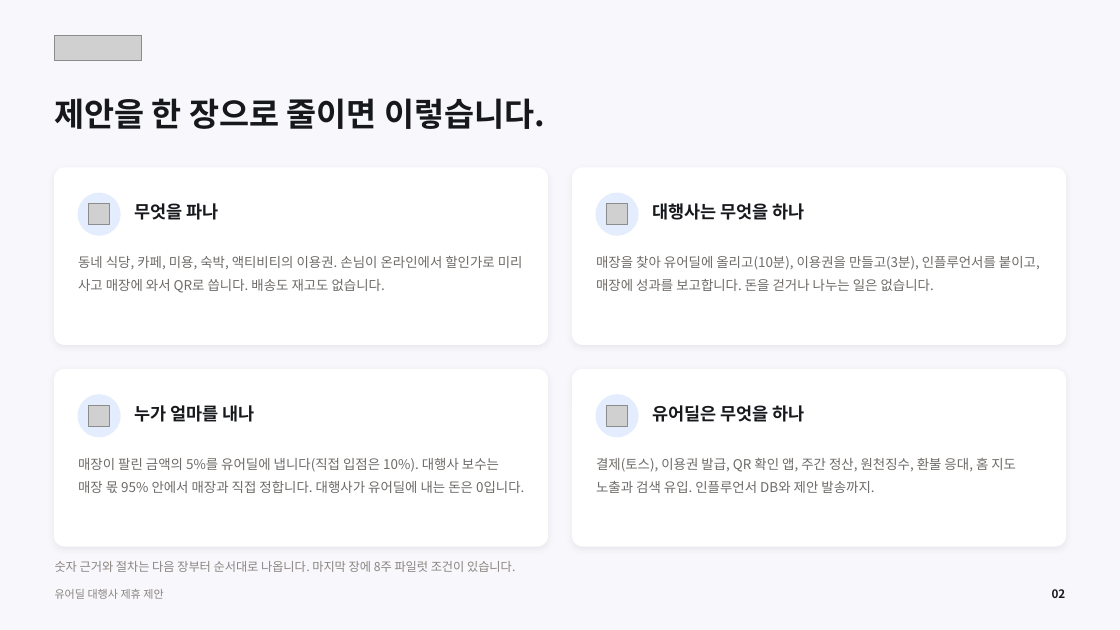
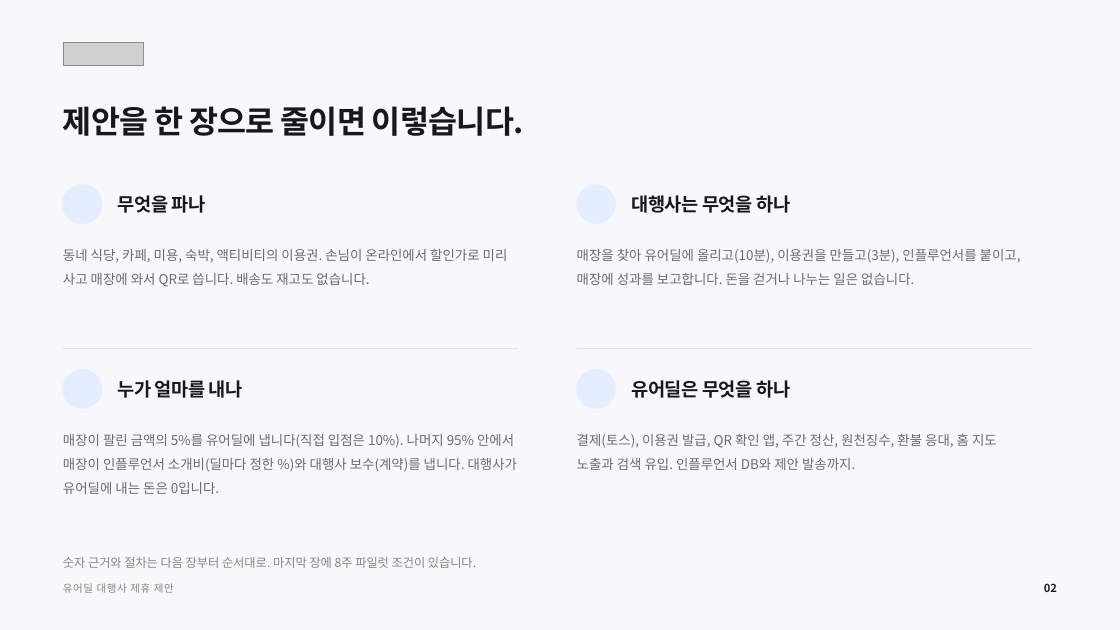
Before and after one commit to tobe2111/ur-live, a slide deck: slide 2 of docs/business/proposals/urdeal-agency-proposal.pptx. Drawn at 1120x630 pixels with LibreOffice and Linux fonts; fonts in the diff are those of the drawing; grey boxes stand for pictures; background and template pictures are left out. Boxes give left, top, right and bottom in pixels: in the first picture for what was removed or moved away, otherwise in the second. Text is boxed around its words. In the diff, an @@ line names an element or a change of style, - is before the commit and + after.

```diff
--- a/docs/business/proposals/urdeal-agency-proposal.pptx
+++ b/docs/business/proposals/urdeal-agency-proposal.pptx
@@ picture: place and size @@
-picture at <box>55,35,141,60</box>
+picture at <box>63,42,144,66</box>
@@ text "제안을 한 장으로 줄이면 이렇습니다.": place and size @@
-text "제안을 한 장으로 줄이면 이렇습니다." at <box>55,98,545,129</box>
+text "제안을 한 장으로 줄이면 이렇습니다." at <box>63,106,524,136</box>
@@ text "제안을 한 장으로 줄이면 이렇습니다." at <box>63,106,524,136</box>: size 28 to 27 pt, letter spacing 0 to -0.6 pt @@
@@ rounded rectangle removed at <box>55,168,548,344</box> @@
@@ rounded rectangle removed at <box>573,168,1066,344</box> @@
@@ ellipse: place and size @@
-ellipse at <box>78,193,120,235</box>
+ellipse at <box>63,185,102,223</box>
@@ picture removed at <box>88,203,109,224</box> @@
@@ text "무엇을 파나": place and size @@
-text "무엇을 파나" at <box>134,203,219,220</box>
+text "무엇을 파나" at <box>118,195,206,213</box>
@@ ellipse: place and size @@
-ellipse at <box>597,193,639,235</box>
+ellipse at <box>577,185,616,223</box>
@@ picture removed at <box>607,203,628,224</box> @@
@@ text "대행사는 무엇을 하나": place and size @@
-text "대행사는 무엇을 하나" at <box>652,203,805,220</box>
+text "대행사는 무엇을 하나" at <box>631,195,790,213</box>
@@ text "동네 식당, 카페, 미용, 숙박, ...": place and size @@
-text "동네 식당, 카페, 미용, 숙박, ..." at <box>78,256,523,293</box>
+text "동네 식당, 카페, 미용, 숙박, ..." at <box>63,249,508,287</box>
@@ text "매장을 찾아 유어딜에 올리고(10분), 이용권을 ...": place and size @@
-text "매장을 찾아 유어딜에 올리고(10분), 이용권을 ..." at <box>596,256,1040,291</box>
+text "매장을 찾아 유어딜에 올리고(10분), 이용권을 ..." at <box>577,249,1021,285</box>
@@ line added from (63, 349) to (518, 349), #E6E2DE 0.75 pt @@
@@ line added from (577, 349) to (1032, 349), #E6E2DE 0.75 pt @@
@@ rounded rectangle removed at <box>55,370,548,546</box> @@
@@ ellipse: place and size @@
-ellipse at <box>78,395,120,437</box>
+ellipse at <box>63,370,102,408</box>
@@ text "누가 얼마를 내나": place and size @@
-text "누가 얼마를 내나" at <box>134,405,255,422</box>
+text "누가 얼마를 내나" at <box>118,380,243,398</box>
@@ rounded rectangle removed at <box>573,370,1066,546</box> @@
@@ ellipse: place and size @@
-ellipse at <box>597,395,639,437</box>
+ellipse at <box>577,370,616,408</box>
@@ size 15 to 16 pt, letter spacing 0 to -0.3 pt in 4 elements at <box>118,195,206,213</box>, <box>631,195,790,213</box>, <box>118,380,243,398</box>, <box>631,380,790,398</box> @@
@@ text "유어딜은 무엇을 하나": place and size @@
-text "유어딜은 무엇을 하나" at <box>652,405,805,422</box>
+text "유어딜은 무엇을 하나" at <box>631,380,790,398</box>
@@ picture removed at <box>88,406,109,427</box> @@
@@ picture removed at <box>607,406,628,427</box> @@
@@ text at <box>63,434,517,494</box>: text changed @@
-매장이 팔린 금액의 5%를 유어딜에 냅니다(직접 입점은 10%). 대행사 보수는 매장 몫 95% 안에서 매장과 직접 정합니다. 대행사가 유어딜에 내는 돈은 0입니다.
+매장이 팔린 금액의 5%를 유어딜에 냅니다(직접 입점은 10%). 나머지 95% 안에서 매장이 인플루언서 소개비(딜마다 정한 %)와 대행사 보수(계약)를 냅니다. 대행사가 유어딜에 내는 돈은 0입니다.
@@ line spacing 1.42 to 1.5 in 3 elements at <box>63,249,508,287</box>, <box>577,249,1021,285</box>, <box>577,434,997,470</box> @@
@@ text "결제(토스), 이용권 발급, QR 확인 ...": place and size @@
-text "결제(토스), 이용권 발급, QR 확인 ..." at <box>596,458,1016,493</box>
+text "결제(토스), 이용권 발급, QR 확인 ..." at <box>577,434,997,470</box>
@@ text at <box>63,557,476,568</box>: text changed @@
-숫자 근거와 절차는 다음 장부터 순서대로 나옵니다. 마지막 장에 8주 파일럿 조건이 있습니다.
+숫자 근거와 절차는 다음 장부터 순서대로. 마지막 장에 8주 파일럿 조건이 있습니다.
@@ text "유어딜 대행사 제휴 제안": place and size @@
-text "유어딜 대행사 제휴 제안" at <box>55,589,163,599</box>
+text "유어딜 대행사 제휴 제안" at <box>63,583,174,593</box>
@@ text "유어딜 대행사 제휴 제안" at <box>63,583,174,593</box>: size 9.5 to 9 pt, letter spacing 0 to 0.5 pt @@
@@ text "02": place and size @@
-text "02" at <box>1052,589,1066,598</box>
+text "02" at <box>1044,583,1057,592</box>
@@ text "02" at <box>1044,583,1057,592</box>: size 10 to 9.5 pt @@
```
Also in this commit, not shown: 15 other slides changed, 8 other files.
